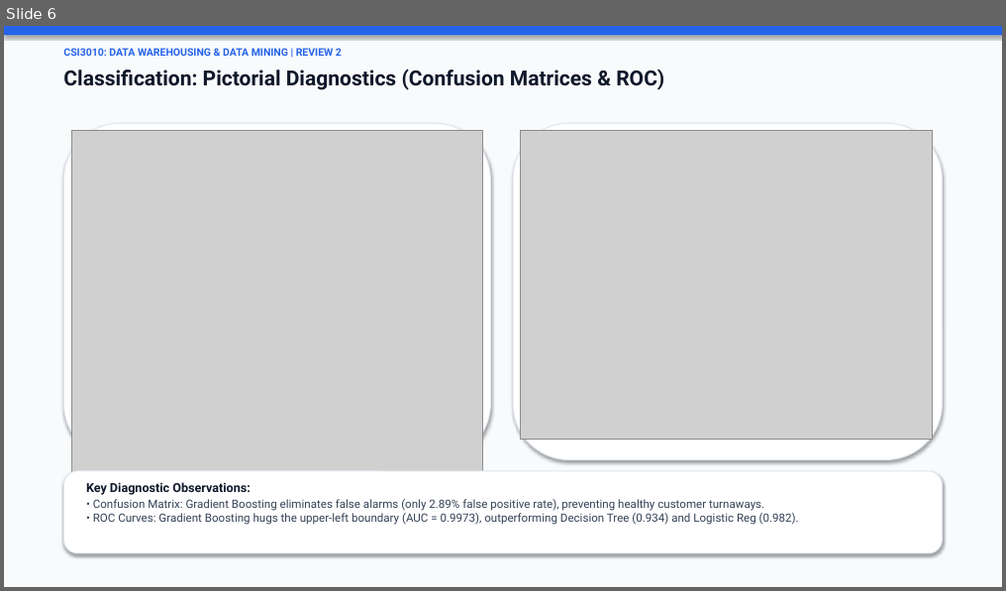
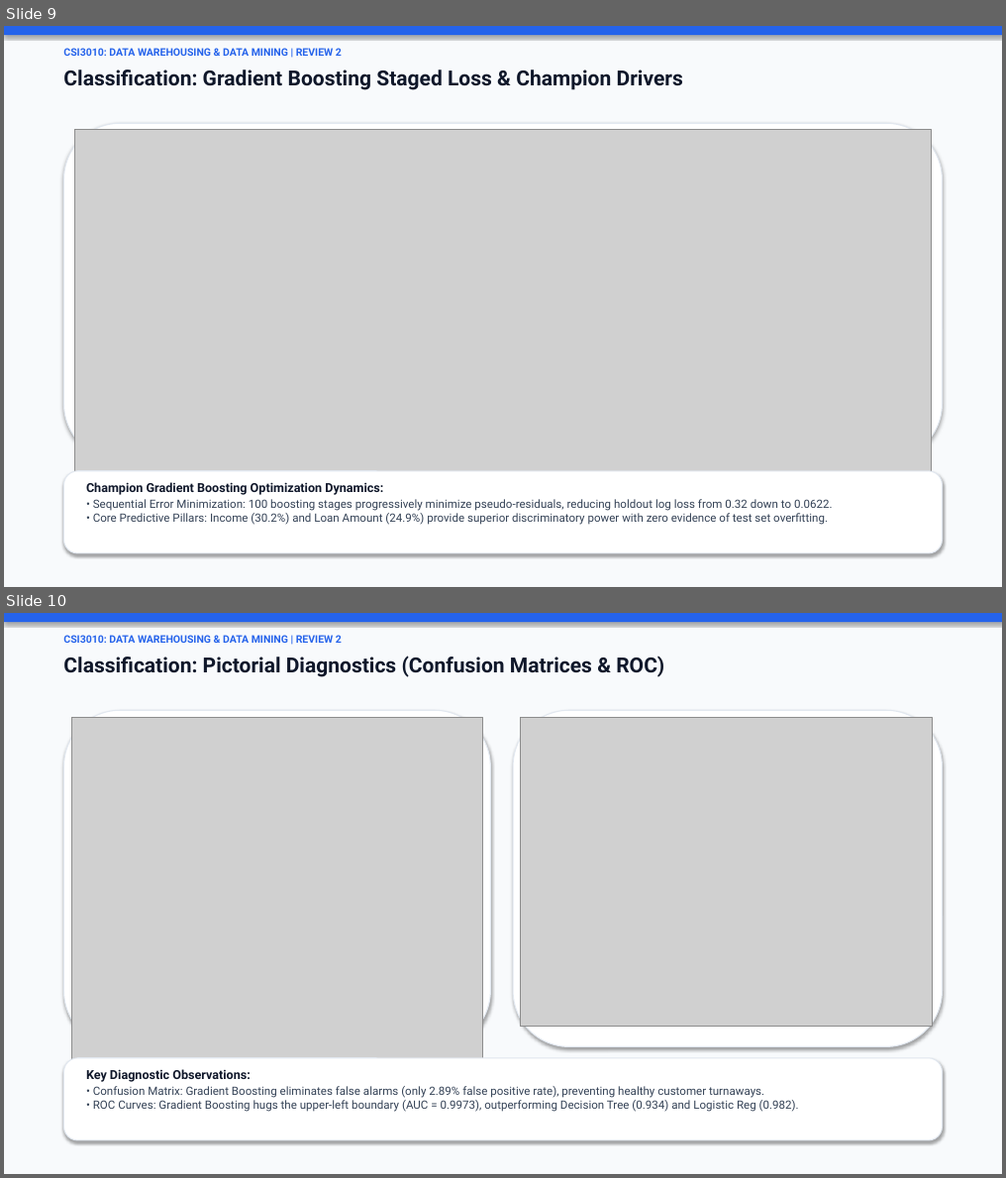
Before and after one commit to MahaprabhuK/Byte_Brigades_Loan_Default, a slide deck: Review2_ByteBrigades_LoanDefault.pptx. Shown one above the other, each under a label of ours: slide 6 before the commit, slides 9 and 10 after it. The pictures are 1006x591 and 1006x1178 pixels, drawn with LibreOffice and Linux fonts; fonts in the diff are those of the drawing; grey boxes stand for pictures. Boxes give left, top, right and bottom in pixels: in the first picture for what was removed or moved away, otherwise in the second. Text is boxed around its words. In the diff, an @@ line names an element or a change of style, - is before the commit and + after.

Commit message:
feat(presentation): add multi-algorithm comparative visuals across classification, clustering, association rules, and prediction

```diff
--- a/Review2_ByteBrigades_LoanDefault.pptx
+++ b/Review2_ByteBrigades_LoanDefault.pptx
@@ slide 9 added at (4, 26, 1002, 587), background #F8FAFC @@
@@ rectangle added at (4, 26, 1002, 35), fill #2563EB @@
@@ text added at (63, 48, 342, 56), 10 pt, text #2563EB, bold @@
+CSI3010: DATA WAREHOUSING & DATA MINING | REVIEW 2
@@ text added at (63, 70, 683, 90), 20 pt, text #0F172A, bold @@
+Classification: Gradient Boosting Staged Loss & Champion Drivers
@@ rounded rectangle added at (63, 123, 943, 461), fill #FFFFFF, outline #E2E8F0 1 pt @@
@@ picture added at (75, 129, 931, 472) @@
@@ rounded rectangle added at (63, 472, 943, 554), fill #FFFFFF, outline #E2E8F0 1 pt @@
@@ text added at (86, 482, 833, 525), 11 pt, text #334155 @@
+Champion Gradient Boosting Optimization Dynamics:
+• Sequential Error Minimization: 100 boosting stages progressively minimize pseudo-residuals, reducing holdout log loss from 0.32 down to 0.0622.
+• Core Predictive Pillars: Income (30.2%) and Loan Amount (24.9%) provide superior discriminatory power with zero evidence of test set overfitting.
@@ what was slide 6 is now slide 10 @@
```
Also in this commit, not shown: 1 slide changed, 6 other slides added, 11 other files.
